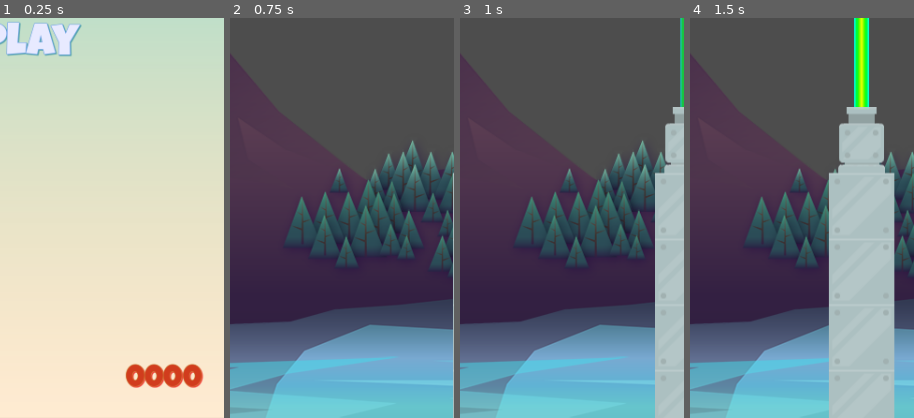
Above: before the commit, frames 1-4 (left to right).
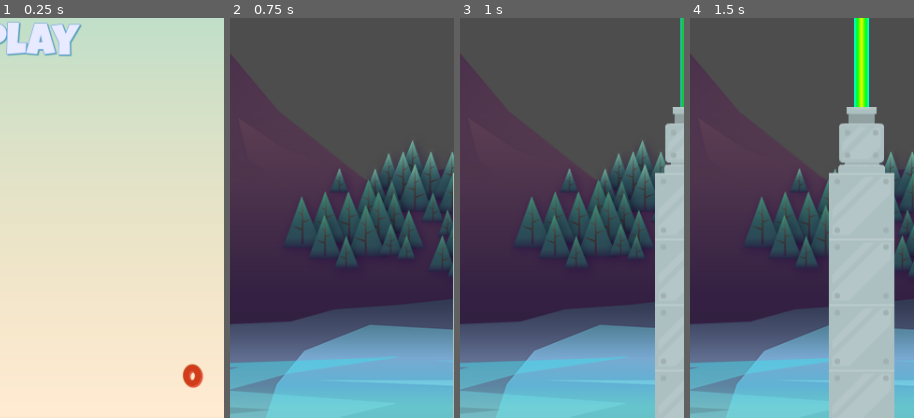
Above: after the commit, the same moments.

Repository: ketanp1204/Tappy
Game: Godot game, scene res://scenes/main/main.tscn
Same seed, same stepped clock (60 frames per second), same inputs: the game is played once before the commit and once after it.
Inputs:
- Up to frame 1 (0.25 s): no input
- Up to frame 2 (0.75 s): tap Space (fly) at 0.5, 0.6 s
- Up to frame 3 (1 s): no input
- Up to frame 4 (1.5 s): tap Space (fly) at 1.35 s
The pictures show only the part of the screen within x 50-100%, y 50-100%; the shares and areas given below are measured in that part.

The runs differ from the first frame. In frame 1, 1.3% of the frame differs, in the area x 55-82%, y 86-93%; in frame 2, nothing differs; in frame 3, nothing differs; in frame 4, nothing differs.

Commit message:
Created a game over scene and navigation back to the main scene for restarting the game

Diff:
--- /dev/null
+++ b/assets/lg_red_48.tres
@@ -0,0 +1,12 @@
+[gd_resource type="LabelSettings" load_steps=2 format=3 uid="uid://jvchq7ajd4p8"]
+
+[ext_resource type="FontFile" uid="uid://bdyfu07e4qa3l" path="res://assets/fonts/LuckiestGuy-Regular.ttf" id="1_m4jtw"]
+
+[resource]
+font = ExtResource("1_m4jtw")
+font_size = 48
+font_color = Color(0.819608, 0.235294, 0.113725, 1)
+outline_size = 2
+outline_color = Color(0.788235, 0.52549, 0.215686, 1)
+shadow_size = 3
+shadow_color = Color(0.92549, 0.00392157, 0, 0.54902)
--- a/scenes/game/game.gd
+++ b/scenes/game/game.gd
@@ -15,6 +15,7 @@
 func _ready():
 	SignalManager.on_plane_died.connect(_on_plane_died)
 	spawn_pipes()
+	ScoreManager.set_score(0)
 
 
 # Called every frame. 'delta' is the elapsed time since the previous frame.
--- a/scenes/game/game.tscn
+++ b/scenes/game/game.tscn
@@ -6,6 +6,7 @@
 [ext_resource type="PackedScene" uid="uid://1epqbxf4lydh" path="res://scenes/barrier/barrier.tscn" id="3_rlrdx"]
 [ext_resource type="PackedScene" uid="uid://bh77djj5rwmtq" path="res://scenes/pipes/pipes.tscn" id="4_xuti0"]
 [ext_resource type="PackedScene" uid="uid://521oylt07cpx" path="res://scenes/hud/hud.tscn" id="6_lwvc8"]
+[ext_resource type="PackedScene" uid="uid://esqsg7n1jumw" path="res://scenes/game_over/game_over.tscn" id="7_6pgbq"]
 
 [node name="Game" type="Node2D"]
 script = ExtResource("1_m48h0")
@@ -38,4 +39,6 @@
 
 [node name="HUD" parent="CanvasLayer" instance=ExtResource("6_lwvc8")]
 
+[node name="GameOver" parent="CanvasLayer" instance=ExtResource("7_6pgbq")]
+
 [connection signal="timeout" from="SpawnTimer" to="." method="_on_spawn_timer_timeout"]
--- /dev/null
+++ b/scenes/game_over/game_over.gd
@@ -0,0 +1,26 @@
+extends Control
+
+@onready var go_over_label = $GoOverLabel
+@onready var space_label = $SpaceLabel
+@onready var timer = $Timer
+
+# Called when the node enters the scene tree for the first time.
+func _ready():
+	hide()
+	SignalManager.on_plane_died.connect(_on_plane_died)
+
+
+func _on_plane_died() -> void:
+	show()
+	timer.start()
+
+# Called every frame. 'delta' is the elapsed time since the previous frame.
+func _process(delta):
+	if space_label.visible:
+		if Input.is_action_just_pressed("fly"):
+			GameManager.load_main_scene()
+
+
+func _on_timer_timeout():
+	go_over_label.hide()
+	space_label.show()
--- /dev/null
+++ b/scenes/game_over/game_over.tscn
@@ -0,0 +1,52 @@
+[gd_scene load_steps=3 format=3 uid="uid://esqsg7n1jumw"]
+
+[ext_resource type="LabelSettings" uid="uid://jvchq7ajd4p8" path="res://assets/lg_red_48.tres" id="1_7w8o4"]
+[ext_resource type="Script" path="res://scenes/game_over/game_over.gd" id="1_nqami"]
+
+[node name="GameOver" type="Control"]
+layout_mode = 3
+anchors_preset = 15
+anchor_right = 1.0
+anchor_bottom = 1.0
+grow_horizontal = 2
+grow_vertical = 2
+script = ExtResource("1_nqami")
+
+[node name="GoOverLabel" type="Label" parent="."]
+layout_mode = 1
+anchors_preset = 8
+anchor_left = 0.5
+anchor_top = 0.5
+anchor_right = 0.5
+anchor_bottom = 0.5
+offset_left = -20.0
+offset_top = -11.5
+offset_right = 20.0
+offset_bottom = 11.5
+grow_horizontal = 2
+grow_vertical = 2
+text = "GAME OVER
+"
+label_settings = ExtResource("1_7w8o4")
+
+[node name="SpaceLabel" type="Label" parent="."]
+visible = false
+layout_mode = 1
+anchors_preset = 8
+anchor_left = 0.5
+anchor_top = 0.5
+anchor_right = 0.5
+anchor_bottom = 0.5
+offset_left = -20.0
+offset_top = -11.5
+offset_right = 20.0
+offset_bottom = 11.5
+grow_horizontal = 2
+grow_vertical = 2
+text = "PRESS SPACEBAR"
+label_settings = ExtResource("1_7w8o4")
+
+[node name="Timer" type="Timer" parent="."]
+wait_time = 2.0
+
+[connection signal="timeout" from="Timer" to="." method="_on_timer_timeout"]
--- a/scenes/main/main.gd
+++ b/scenes/main/main.gd
@@ -4,7 +4,7 @@
 
 # Called when the node enters the scene tree for the first time.
 func _ready():
-	high_score = str(ScoreManager.get_high_score())
+	high_score.text = str(ScoreManager.get_high_score())
 
 
 # Called every frame. 'delta' is the elapsed time since the previous frame.
--- a/scenes/main/main.tscn
+++ b/scenes/main/main.tscn
@@ -89,7 +89,8 @@
 layout_mode = 2
 size_flags_horizontal = 8
 size_flags_vertical = 8
-text = "0000"
+text = "0
+"
 label_settings = ExtResource("4_5eyad")
 horizontal_alignment = 2
 vertical_alignment = 1
Not shown: 1 places in scenes/game/game.tscn that only renumber resources
